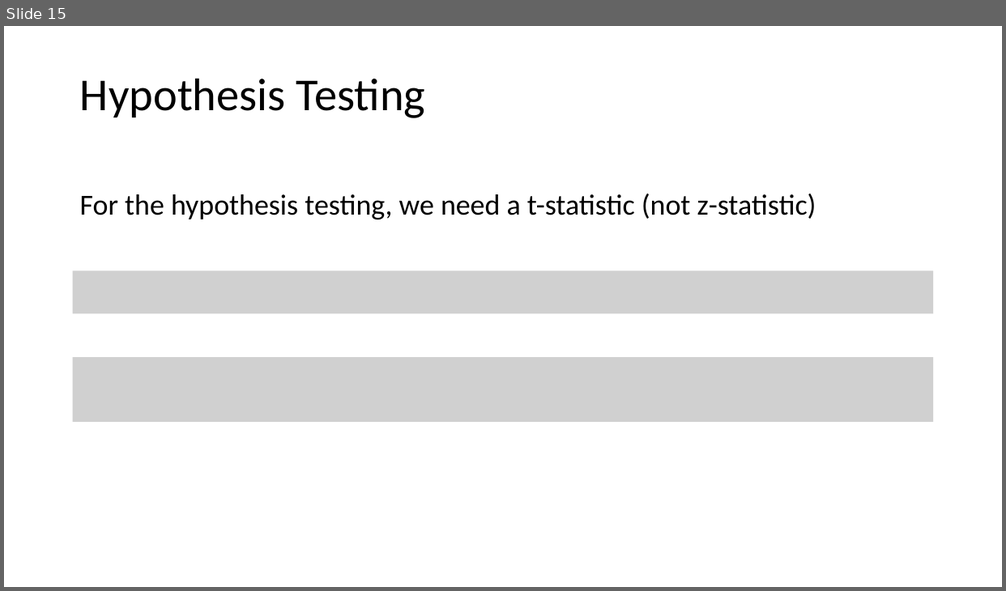
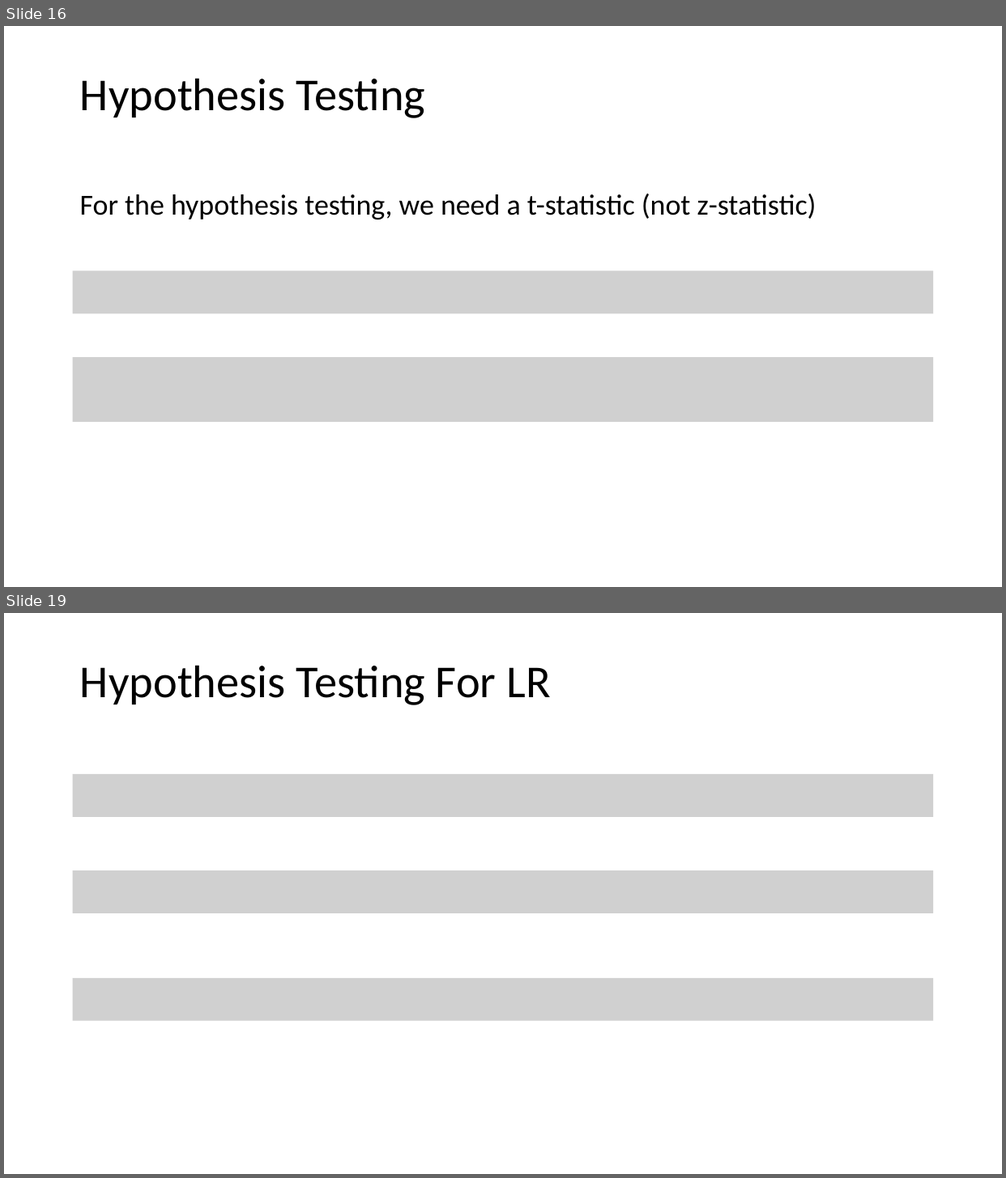
Before and after one commit to tianzheng4/tianzheng4.github.io, a slide deck: _umkc-teaching/slides/Lecture3.pptx. Shown one above the other, each under a label of ours: slide 15 before the commit, slides 16 and 19 after it; the slides between them are not shown. The pictures are 1006x591 and 1006x1178 pixels, drawn with LibreOffice and Linux fonts; fonts in the diff are those of the drawing; grey boxes stand for pictures. Boxes give left, top, right and bottom in pixels: in the first picture for what was removed or moved away, otherwise in the second. Text is boxed around its words. In the diff, an @@ line names an element or a change of style, - is before the commit and + after.

```diff
--- a/_umkc-teaching/slides/Lecture3.pptx
+++ b/_umkc-teaching/slides/Lecture3.pptx
@@ slide 19 added at (x1=4, y1=613, x2=1002, y2=1174), background #FFFFFF @@
@@ title added at (x1=80, y1=665, x2=550, y2=705), 44 pt, text #000000 @@
+Hypothesis Testing For LR
@@ picture added at (x1=73, y1=774, x2=934, y2=816) @@
@@ picture added at (x1=73, y1=871, x2=934, y2=914) @@
@@ picture added at (x1=73, y1=978, x2=934, y2=1021) @@
@@ what was slide 15 is now slide 16 @@
```
Also in this commit, not shown: 1 slide changed, 6 other slides added, 2 other files.
